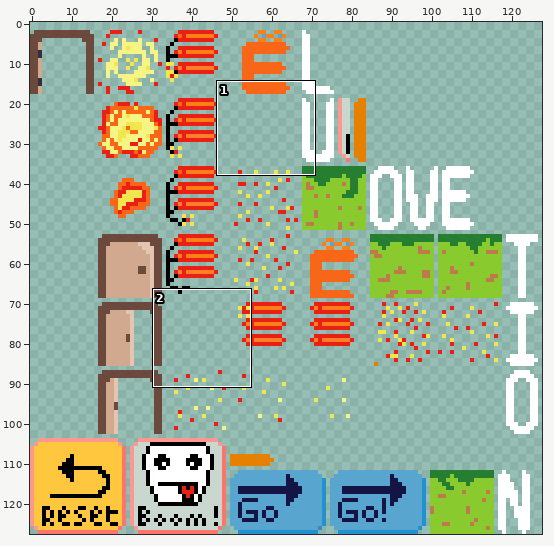
A sprite sheet gets an edit: Assets/RagePixelAssets/spritesheet_1.png. The picture above shows the old version from afar; the outline marks the close-up.
Close-up. Before the edit:
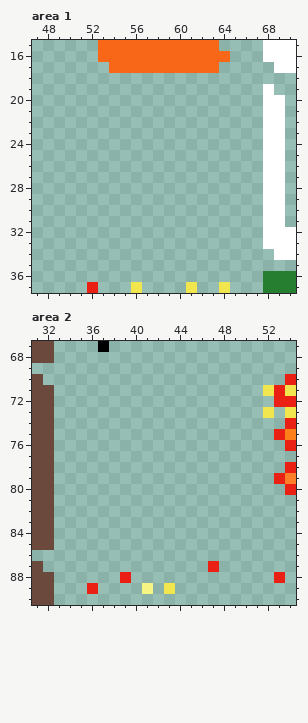
The file is 128x128 pixels. Shown: area 1: x 47..70, y 15..37; area 2: x 31..54, y 67..90. The old version is drawn lined up with the new one. The commit also changed other parts of the picture, which this record leaves out.
Now the later version:
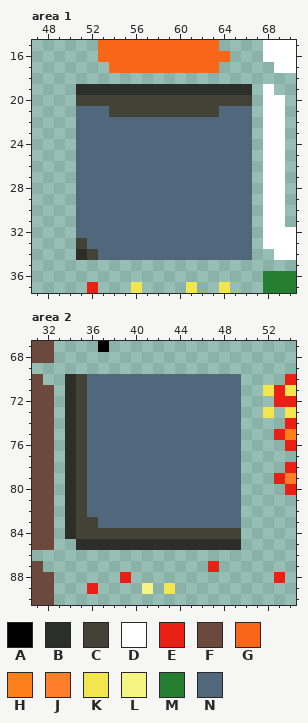
Palette (. is transparent): A #000000  B #2b2e29  C #434236  D #ffffff  E #ea2014  F #6b493d  G #f86718  H #fd7f19  J #ff7e2a  K #f1e64e  L #f6f583  M #267e30  N #51677c
Difference:
{"change": "drawings rearranged on the sheet (the old picture shows each at its new place)"}
{"where": "area 1"}
{"y":19,"x":51,"old":"................","new":"BBBBBBBBBBBBBBBB"}
{"y":20,"x":51,"old":"................","new":"CCCCCCCCCCCCCCCC"}
{"y":21,"x":51,"old":"................","new":"NNNCCCCCCCCCCNNN"}
{"y":22,"x":51,"old":"................","new":"NNNNNNNNNNNNNNNN"}
{"y":23,"x":51,"old":"................","new":"NNNNNNNNNNNNNNNN"}
{"y":24,"x":51,"old":"................","new":"NNNNNNNNNNNNNNNN"}
{"y":25,"x":51,"old":"................","new":"NNNNNNNNNNNNNNNN"}
{"y":26,"x":51,"old":"................","new":"NNNNNNNNNNNNNNNN"}
{"y":27,"x":51,"old":"................","new":"NNNNNNNNNNNNNNNN"}
{"y":28,"x":51,"old":"................","new":"NNNNNNNNNNNNNNNN"}
{"y":29,"x":51,"old":"................","new":"NNNNNNNNNNNNNNNN"}
{"y":30,"x":51,"old":"................","new":"NNNNNNNNNNNNNNNN"}
{"y":31,"x":51,"old":"................","new":"NNNNNNNNNNNNNNNN"}
{"y":32,"x":51,"old":"................","new":"NNNNNNNNNNNNNNNN"}
{"y":33,"x":51,"old":"................","new":"CNNNNNNNNNNNNNNN"}
{"y":34,"x":51,"old":"................","new":"BCNNNNNNNNNNNNNN"}
{"where": "area 2"}
{"y":70,"x":34,"old":"................","new":"BCNNNNNNNNNNNNNN"}
{"y":71,"x":34,"old":"................","new":"BCNNNNNNNNNNNNNN"}
{"y":72,"x":34,"old":"................","new":"BCNNNNNNNNNNNNNN"}
{"y":73,"x":34,"old":"................","new":"BCNNNNNNNNNNNNNN"}
{"y":74,"x":34,"old":"................","new":"BCNNNNNNNNNNNNNN"}
{"y":75,"x":34,"old":"................","new":"BCNNNNNNNNNNNNNN"}
{"y":76,"x":34,"old":"................","new":"BCNNNNNNNNNNNNNN"}
{"y":77,"x":34,"old":"................","new":"BCNNNNNNNNNNNNNN"}
{"y":78,"x":34,"old":"................","new":"BCNNNNNNNNNNNNNN"}
{"y":79,"x":34,"old":"................","new":"BCNNNNNNNNNNNNNN"}
{"y":80,"x":34,"old":"................","new":"BCNNNNNNNNNNNNNN"}
{"y":81,"x":34,"old":"................","new":"BCNNNNNNNNNNNNNN"}
{"y":82,"x":34,"old":"................","new":"BCNNNNNNNNNNNNNN"}
{"y":83,"x":34,"old":"................","new":"BCCNNNNNNNNNNNNN"}
{"y":84,"x":34,"old":"................","new":"BCCCCCCCCCCCCCCC"}
{"y":85,"x":35,"old":"...............","new":"BBBBBBBBBBBBBBB"}
{"label":"added","picture_box":[76,84,252,260]}
{"label":"added","picture_box":[65,374,241,550]}
